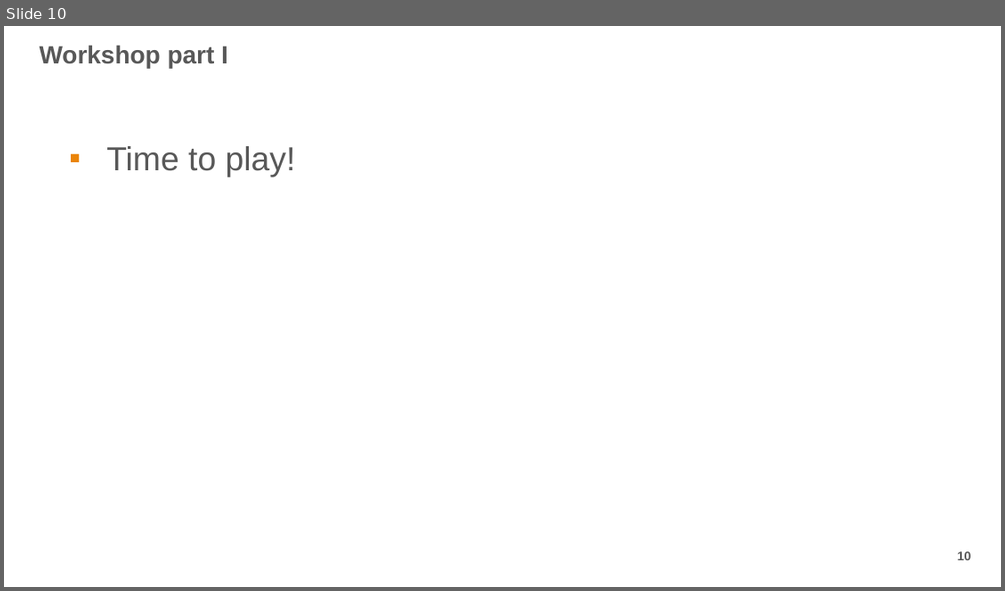
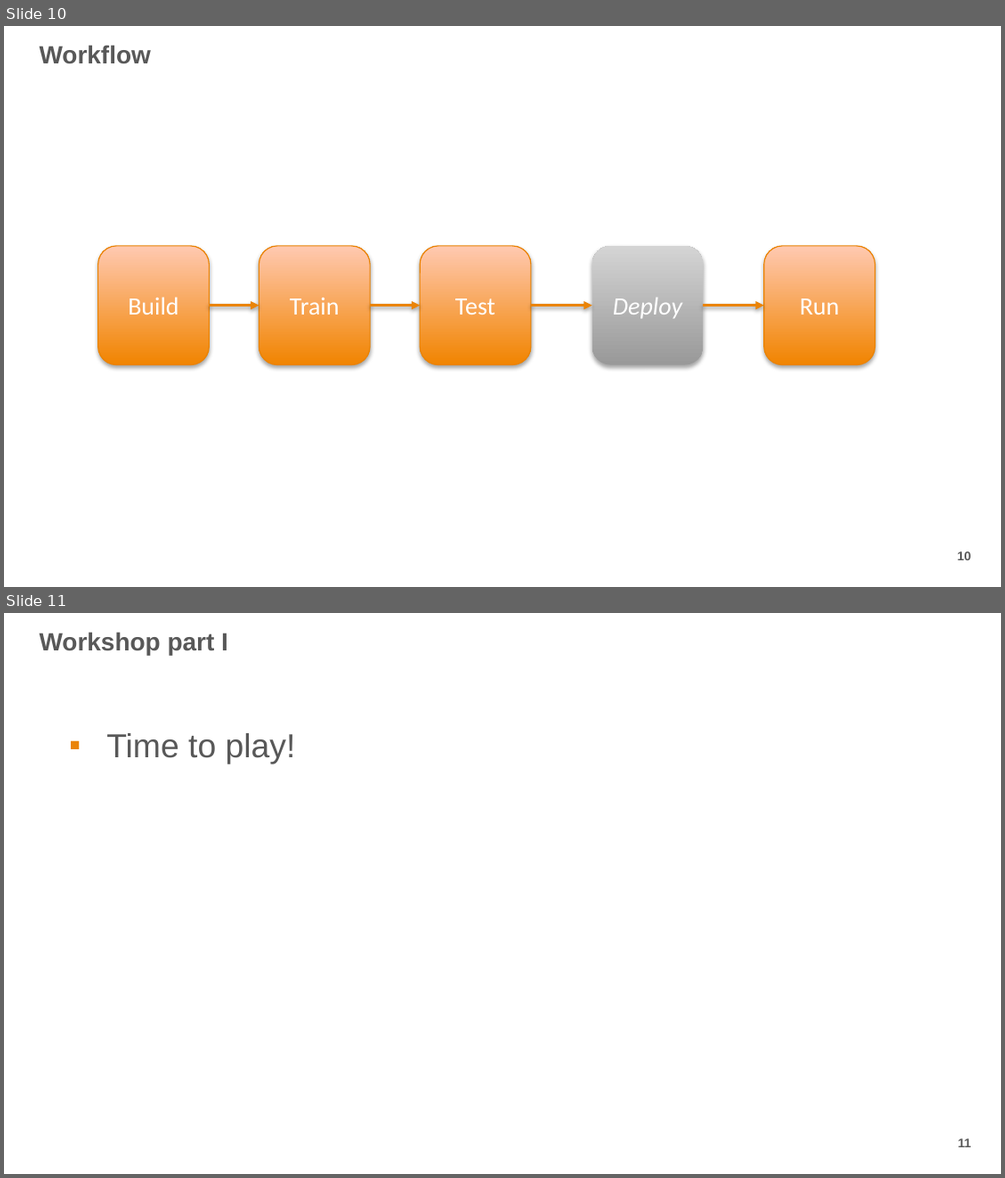
Before and after one commit to fbascheper/tensorflow-js-workshop, a slide deck: docs/tensorflowjs-workshop.pptx. Shown one above the other, each under a label of ours: slide 10 before the commit, slides 10 and 11 after it. The pictures are 1005x591 and 1005x1178 pixels, drawn with LibreOffice and Linux fonts; fonts in the diff are those of the drawing; background and template pictures are left out. Boxes give left, top, right and bottom in pixels: in the first picture for what was removed or moved away, otherwise in the second. Text is boxed around its words. In the diff, an @@ line names an element or a change of style, - is before the commit and + after.

```diff
--- a/docs/tensorflowjs-workshop.pptx
+++ b/docs/tensorflowjs-workshop.pptx
@@ slide 10 added at bbox=[4, 26, 1001, 587], background #FFFFFF; not listed: 1 template element that a slide beside it also shows @@
@@ title added at bbox=[40, 45, 151, 64], 18 pt, text #585858, bold @@
+Workflow
@@ rounded rectangle added at bbox=[97, 245, 209, 364], fill gradient #F28500 to #FFCAB2, outline #EA8202 0.75 pt, 18 pt, text #FFFFFF @@
+Build
@@ rounded rectangle added at bbox=[259, 245, 370, 364], fill gradient #F28500 to #FFCAB2, outline #EA8202 0.75 pt, 18 pt, text #FFFFFF @@
+Train
@@ rounded rectangle added at bbox=[420, 245, 530, 364], fill gradient #F28500 to #FFCAB2, outline #EA8202 0.75 pt, 18 pt, text #FFFFFF @@
+Test
@@ rounded rectangle added at bbox=[592, 245, 703, 364], fill gradient #999999 to #D4D4D4, 18 pt, text #FFFFFF, italic @@
+Deploy
@@ rounded rectangle added at bbox=[763, 245, 874, 364], fill gradient #F28500 to #FFCAB2, outline #EA8202 0.75 pt, 18 pt, text #FFFFFF @@
+Run
@@ arrow added from (210, 305) to (259, 305), #EA8408 2 pt @@
@@ arrow added from (370, 305) to (420, 305), #EA8408 2 pt @@
@@ arrow added from (531, 305) to (592, 305), #EA8408 2 pt @@
@@ arrow added from (703, 305) to (763, 305), #EA8408 2 pt @@
@@ what was slide 10 is now slide 11 @@
@@ page number at bbox=[958, 1138, 971, 1147]: text changed @@
-10
+11
```
Also in this commit, not shown: 2 slides changed, 1 other slide added, 2 slides removed.
